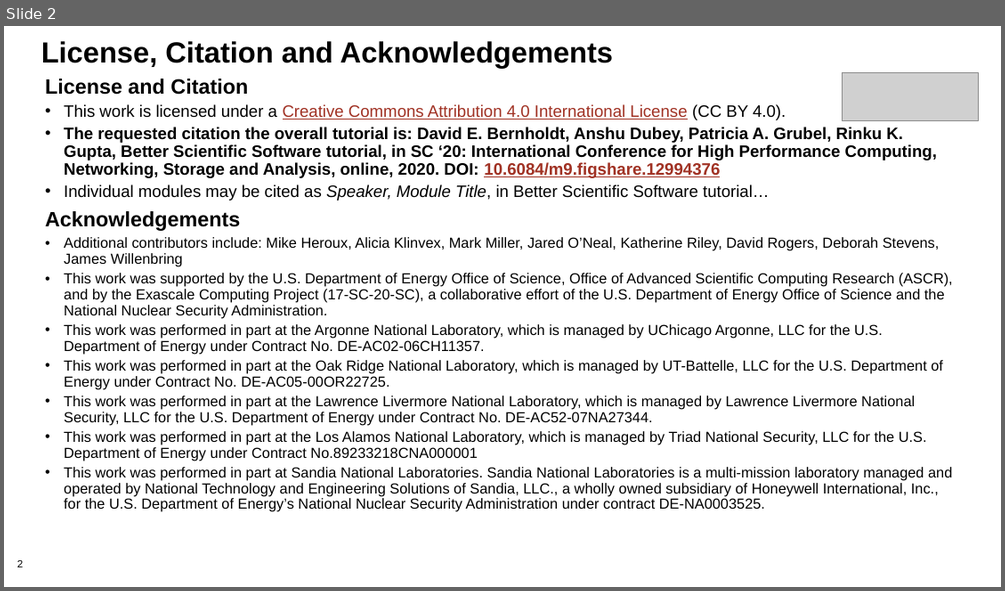
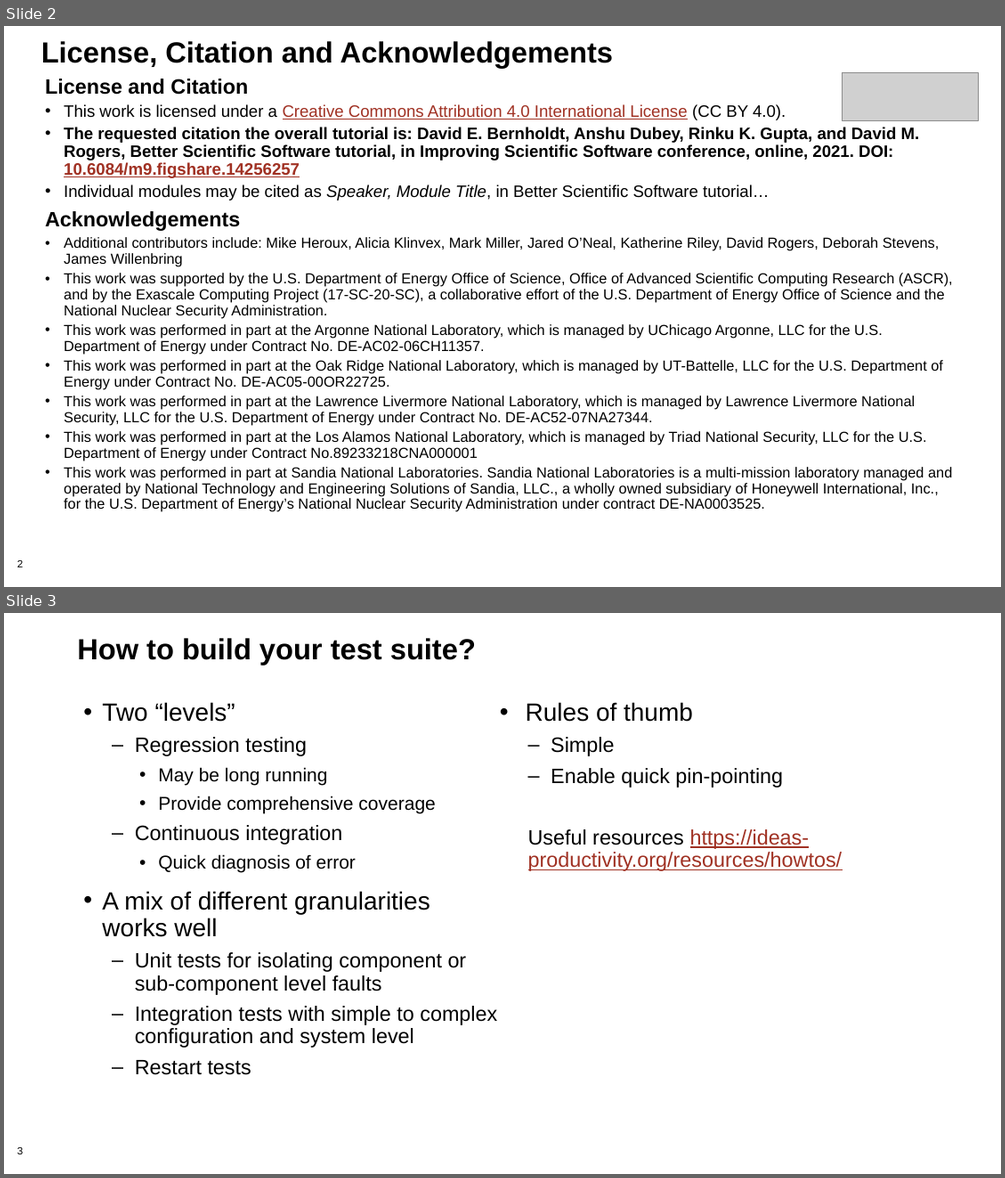
Before and after one commit to bssw-tutorial/presentations, a slide deck: testing2.pptx. Shown one above the other, each under a label of ours: slide 2 before the commit, slides 2 and 3 after it. The pictures are 1005x591 and 1005x1178 pixels, drawn with LibreOffice and Linux fonts; fonts in the diff are those of the drawing; grey boxes stand for pictures; background and template pictures are left out. Boxes give left, top, right and bottom in pixels: in the first picture for what was removed or moved away, otherwise in the second. Text is boxed around its words. In the diff, an @@ line names an element or a change of style, - is before the commit and + after.

Commit message:
Use the ISS testing presentations as the starting point for ISC.

```diff
--- a/testing2.pptx
+++ b/testing2.pptx
@@ slide 3 added at (x1=4, y1=613, x2=1001, y2=1174), background #FFFFFF; not listed: 1 template element that a slide beside it also shows @@
@@ title added at (x1=77, y1=638, x2=476, y2=665), 28 pt, text #000000, bold @@
+How to build your test suite?
@@ text added at (x1=102, y1=702, x2=842, y2=1075), 20 pt, text #000000 @@
+• Two “levels”
+  – Regression testing
+    • May be long running
+    • Provide comprehensive coverage
+  – Continuous integration
+    • Quick diagnosis of error
+• A mix of different granularities works well
+  – Unit tests for isolating component or sub-component level faults
+  – Integration tests with simple to complex configuration and system level
+  – Restart tests
+• Rules of thumb
+  – Simple
+  – Enable quick pin-pointing
+  Useful resources https://ideas-productivity.org/resources/howtos/
@@ slide 2 changed as well @@
@@ text at (x1=64, y1=127, x2=920, y2=178): text changed @@
-• The requested citation the overall tutorial is: David E. Bernholdt, Anshu Dubey, Patricia A. Grubel, Rinku K. Gupta, Better Scientific Software tutorial, in SC ‘20: International Conference for High Performance Computing, Networking, Storage and Analysis, online, 2020. DOI: 10.6084/m9.figshare.12994376
+• The requested citation the overall tutorial is: David E. Bernholdt, Anshu Dubey, Rinku K. Gupta, and David M. Rogers, Better Scientific Software tutorial, in Improving Scientific Software conference, online, 2021. DOI: 10.6084/m9.figshare.14256257
```
Also in this commit, not shown: 7 other slides changed, 5 other slides added.
